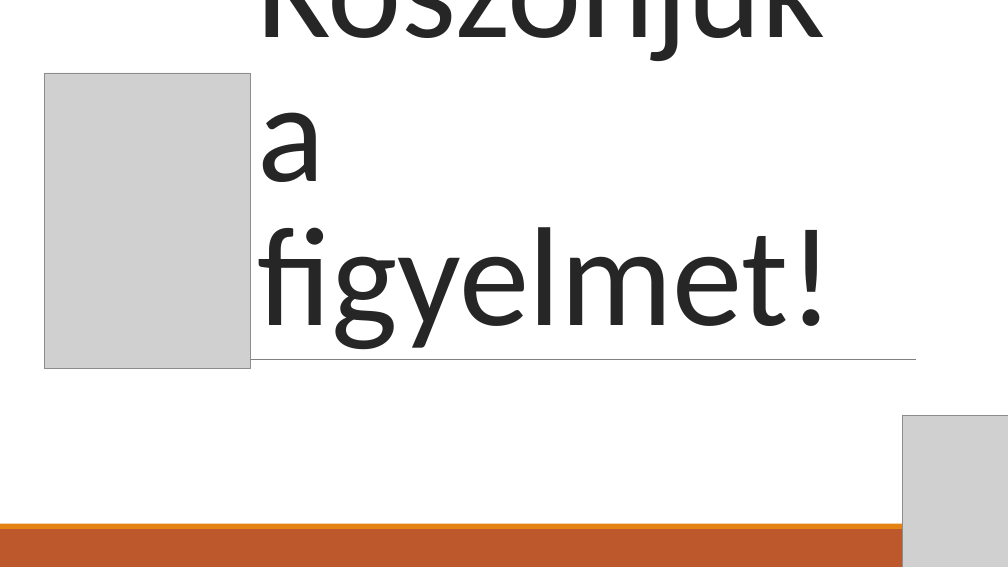
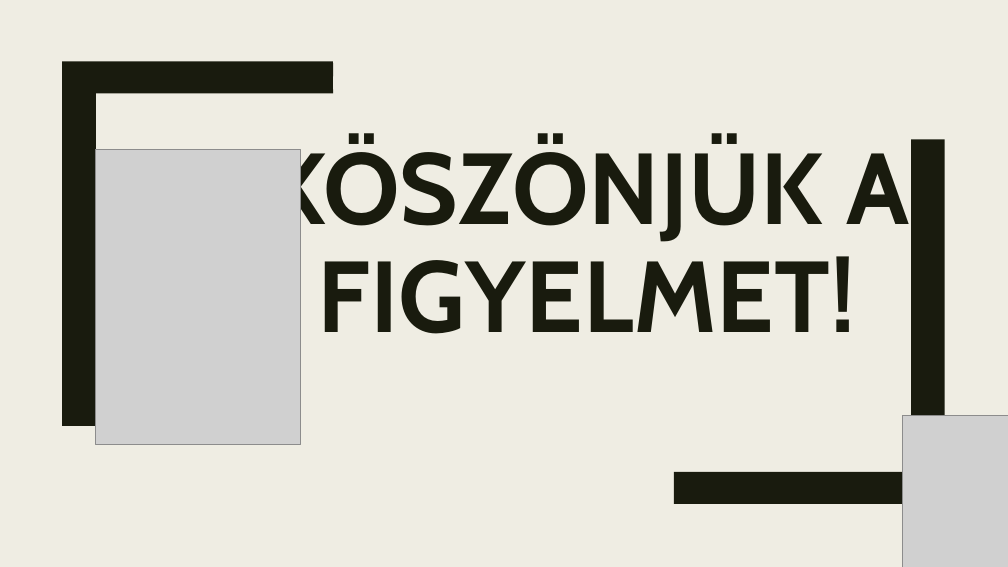
Before and after one commit to CsuszaTomi/DIN-Futoverseny, a slide deck: slide 7 of DIN-PTT.pptx. Drawn at 1008x567 pixels with LibreOffice and Linux fonts; fonts in the diff are those of the drawing; grey boxes stand for pictures. Boxes give left, top, right and bottom in pixels: in the first picture for what was removed or moved away, otherwise in the second. Text is boxed around its words. In the diff, an @@ line names an element or a change of style, - is before the commit and + after.

```diff
--- a/DIN-PTT.pptx
+++ b/DIN-PTT.pptx
@@ background #FFFFFF to #EFEDE3 @@
@@ freeform shape added at (62, 61, 333, 426), fill #191B0E @@
@@ picture: place and size @@
-picture at (45, 73, 250, 368)
+picture at (95, 149, 301, 445)
@@ title at (263, 139, 909, 334): text changed; size 134.1 to 96 pt; font Calibri to Cabin; text colour #262626 to #191B0E; bold on @@
-Köszönjük a figyelmet!
+KÖSZÖNJÜK A FIGYELMET!
@@ freeform shape added at (675, 139, 945, 504), fill #191B0E @@
@@ line removed from (100, 359) to (917, 359) @@
@@ rectangle removed at (0, 529, 1008, 567) @@
@@ rectangle removed at (0, 524, 1008, 529) @@
```
Also in this commit, not shown: 6 other slides changed.
